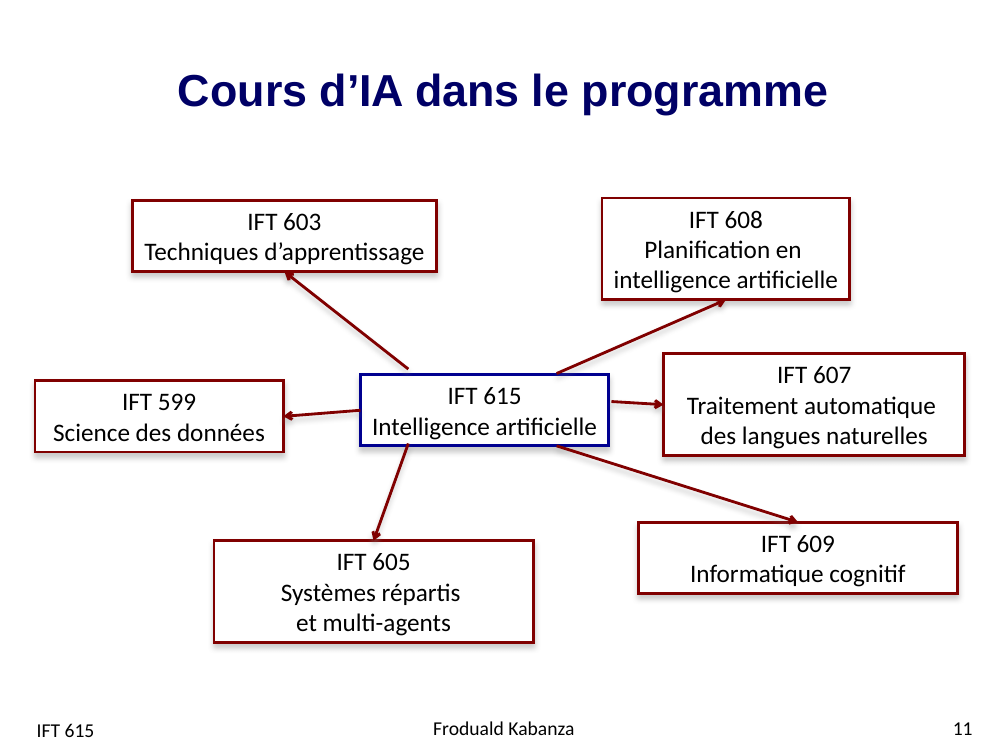
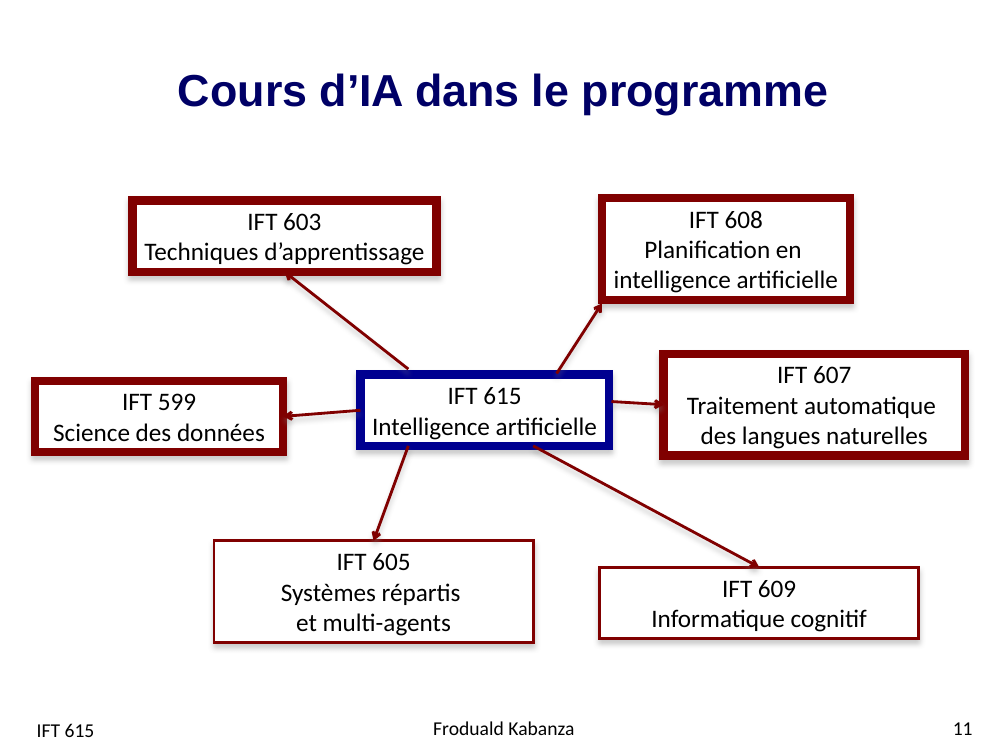
Before and after one commit to djeffkanda/djeffkanda.github.io, a slide deck: slide 11 of ift/assets/slides/ift615-01-Intro.pptx. Drawn at 1008x756 pixels with LibreOffice and Linux fonts; fonts in the diff are those of the drawing; background and template pictures are left out. Boxes give left, top, right and bottom in pixels: in the first picture for what was removed or moved away, otherwise in the second. Text is boxed around its words. In the diff, an @@ line names an element or a change of style, - is before the commit and + after.

```diff
--- a/ift/assets/slides/ift615-01-Intro.pptx
+++ b/ift/assets/slides/ift615-01-Intro.pptx
@@ arrow moved from (556, 374) - (726, 299) to (556, 374) - (602, 303) @@
@@ outline #800000 2 pt to #800000 6 pt in 4 elements at (132, 201, 436, 272), (602, 198, 850, 299), (663, 354, 965, 456), (35, 381, 283, 453) @@
@@ rectangle "IFT 615" at (361, 375, 609, 447): outline #000090 2 pt to #000090 6 pt @@
@@ arrow moved from (556, 446) - (798, 522) to (533, 446) - (759, 568) @@
@@ rectangle "IFT 609": place and size @@
-rectangle "IFT 609" at (638, 522, 958, 594)
+rectangle "IFT 609" at (600, 568, 919, 639)
```
Also in this commit, not shown: 5 other slides changed, 6 other files.
